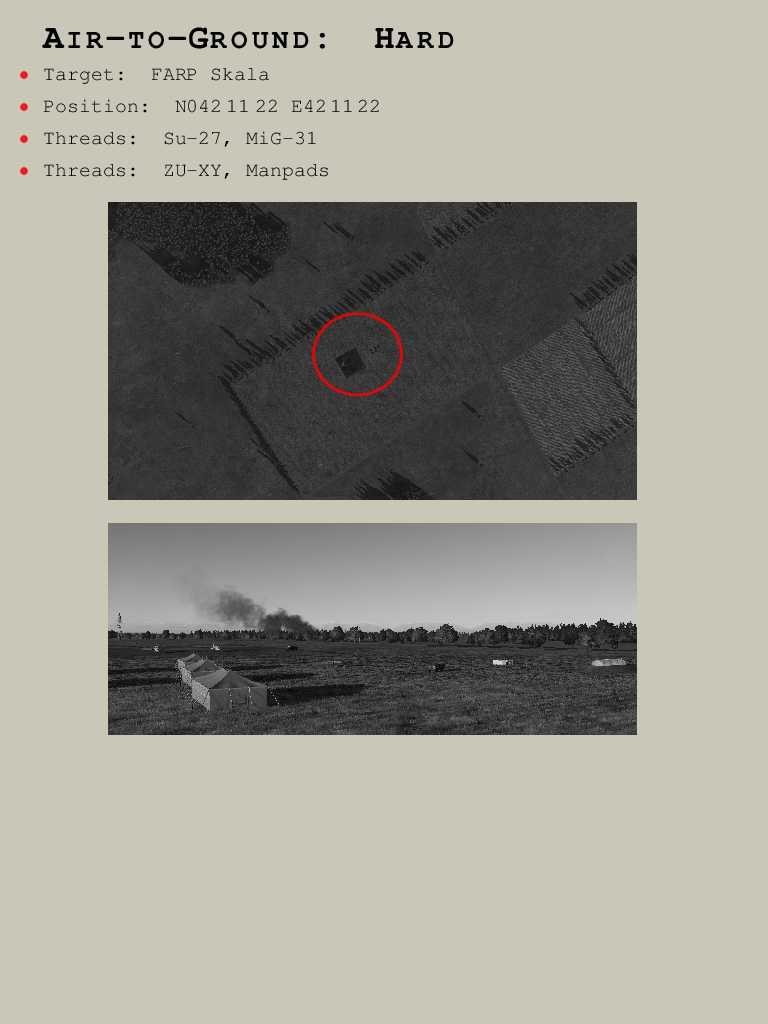
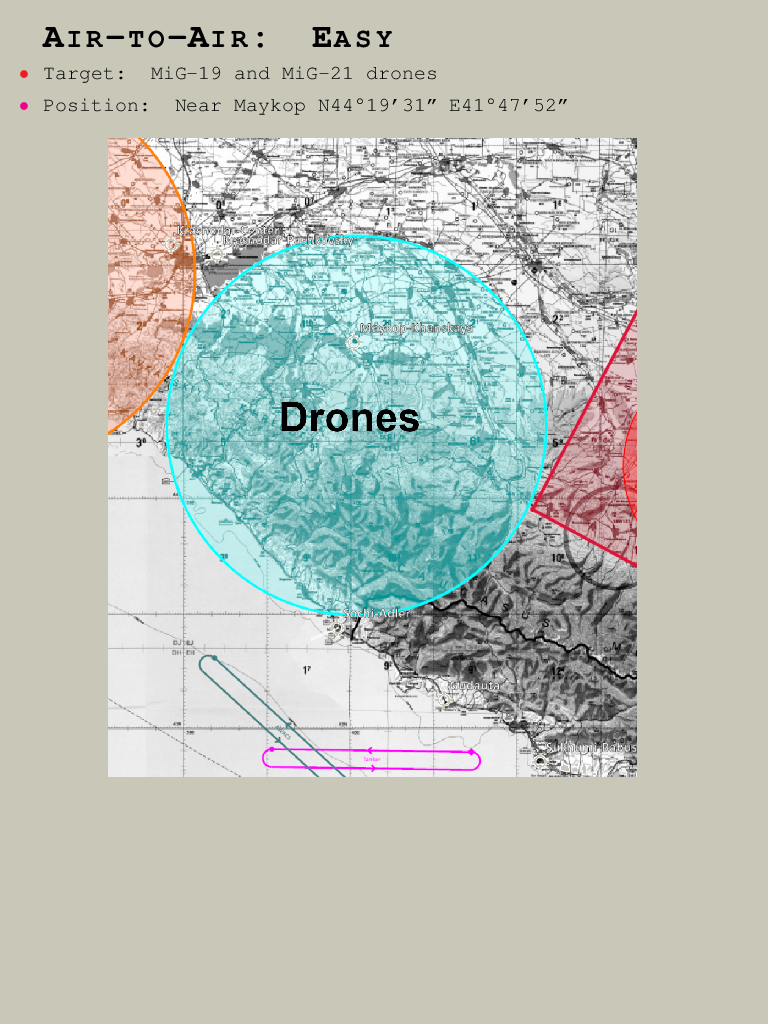
Two versions of the same layered image (w=768, h=1024). Layer-by-layer changes:
painted on "Clipboard" over [20,27,637,777]
